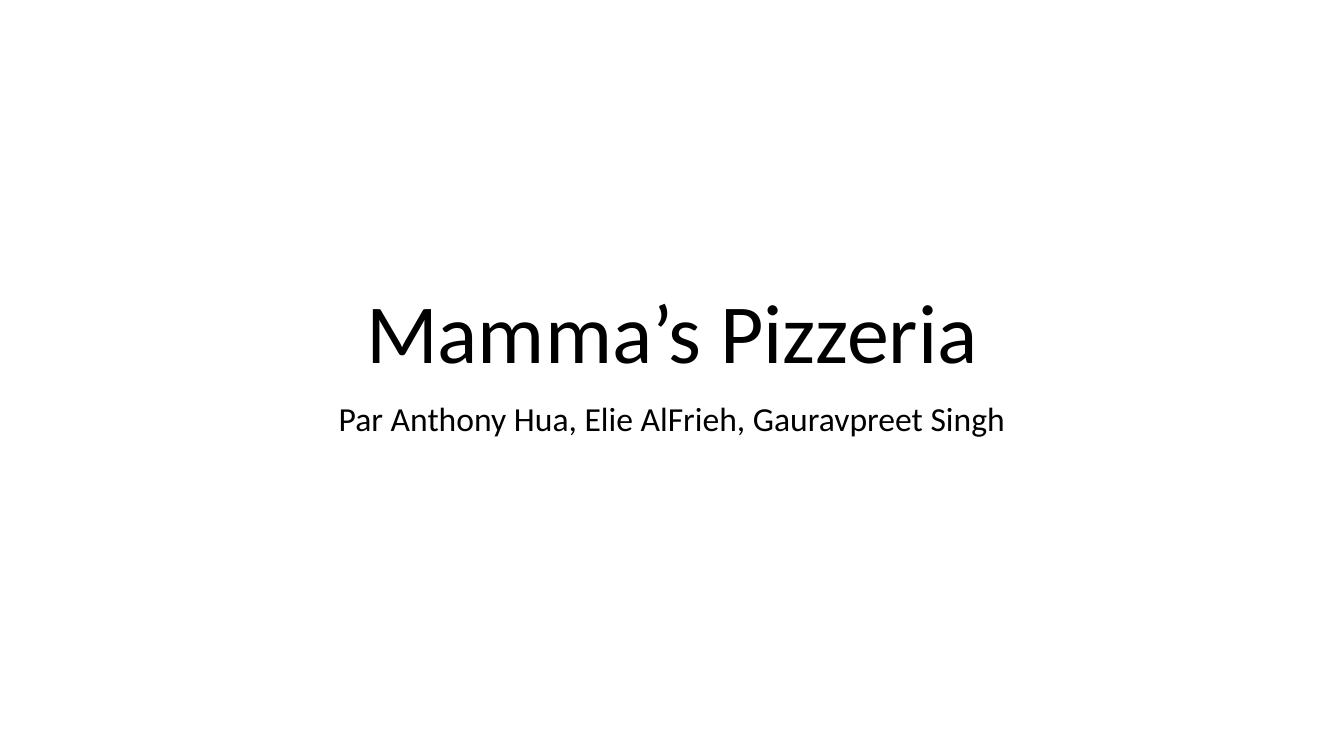
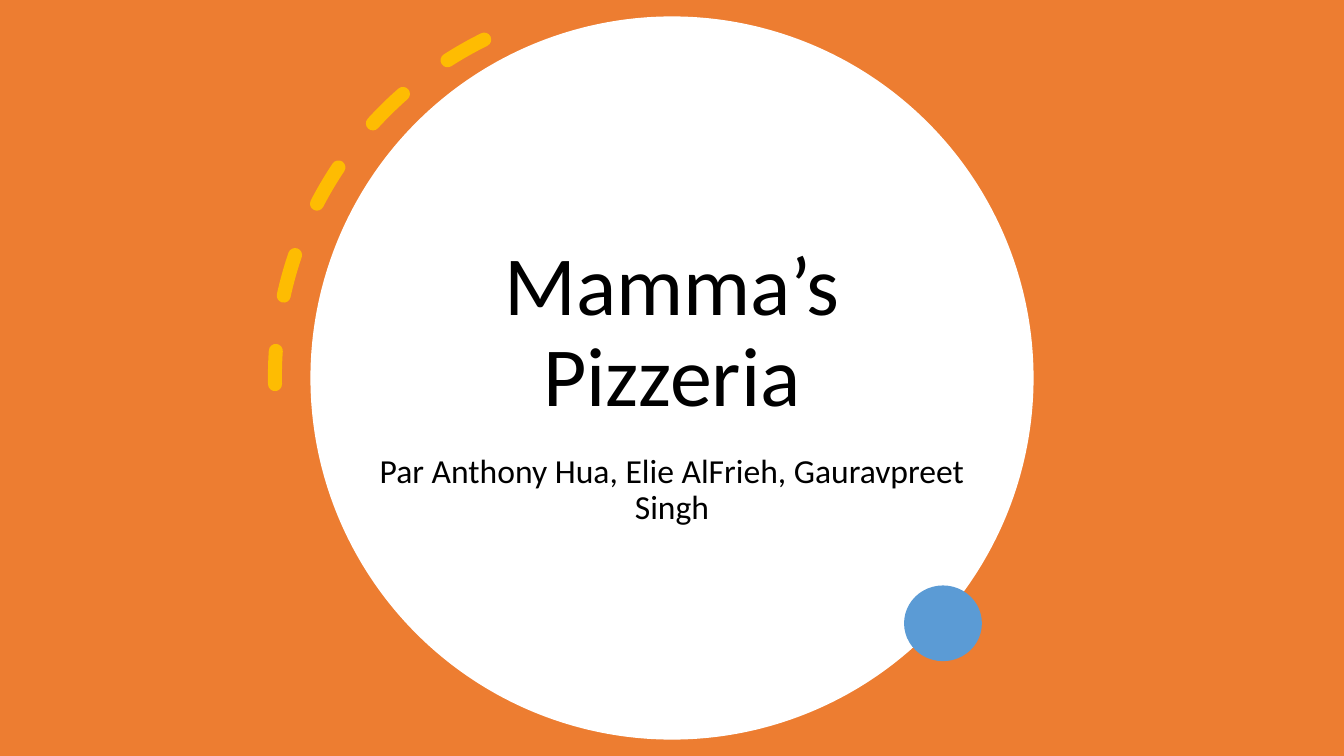
Before and after one commit to Eliefrh/Mamas-pizza, a slide deck: slide 1 of Doc/Mammas Pizzeria.pptx. Drawn at 1344x756 pixels with LibreOffice and Linux fonts; fonts in the diff are those of the drawing. Boxes give left, top, right and bottom in pixels: in the first picture for what was removed or moved away, otherwise in the second. Text is boxed around its words. In the diff, an @@ line names an element or a change of style, - is before the commit and + after.

```diff
--- a/Doc/Mammas Pizzeria.pptx
+++ b/Doc/Mammas Pizzeria.pptx
@@ rectangle added at [0,0,1344,756], fill #ED7D31 @@
@@ arc (boxed as its full ellipse) added at [148,0,1154,756], outline #FFC000 10 pt dashed @@
@@ ellipse added at [311,16,1033,739], fill #FFFFFF @@
@@ title "Mamma’s Pizzeria" rewrapped from [366,304,978,364] to [504,256,839,407] @@
@@ subtitle "Par Anthony Hua, Elie AlFrieh, ..." rewrapped from [339,407,1005,437] to [380,459,964,525] @@
@@ ellipse added at [904,586,982,661], fill #5B9BD5 @@
```
Also in this commit, not shown: 14 other slides changed, 1 other file.
